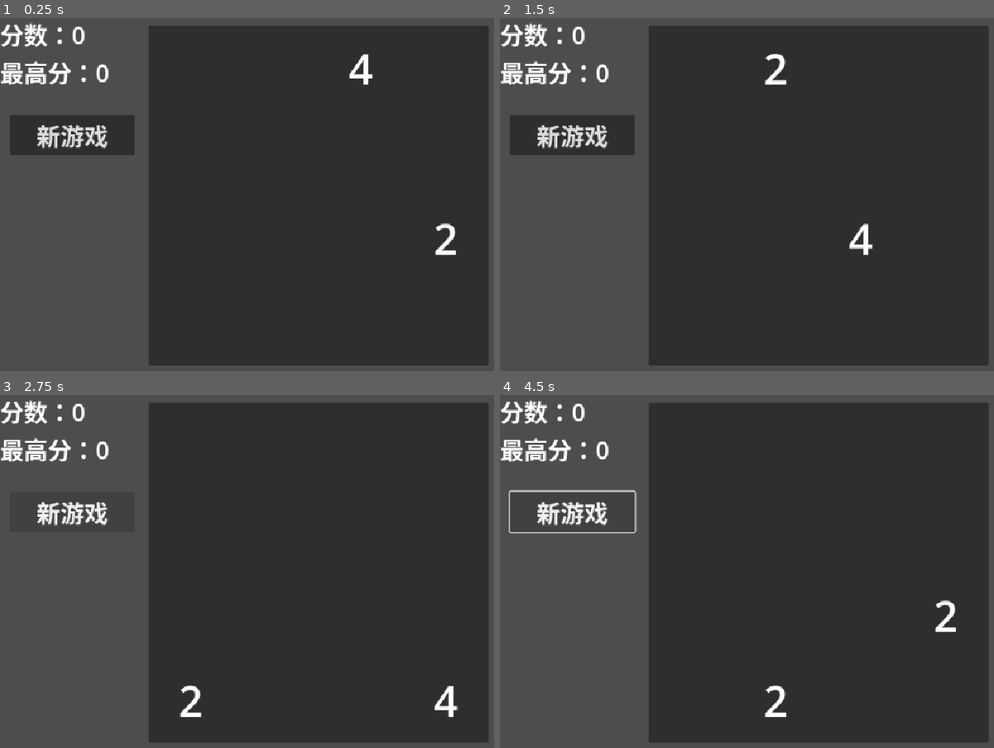
Above: before the commit, frames 1-4 (two rows, left to right).
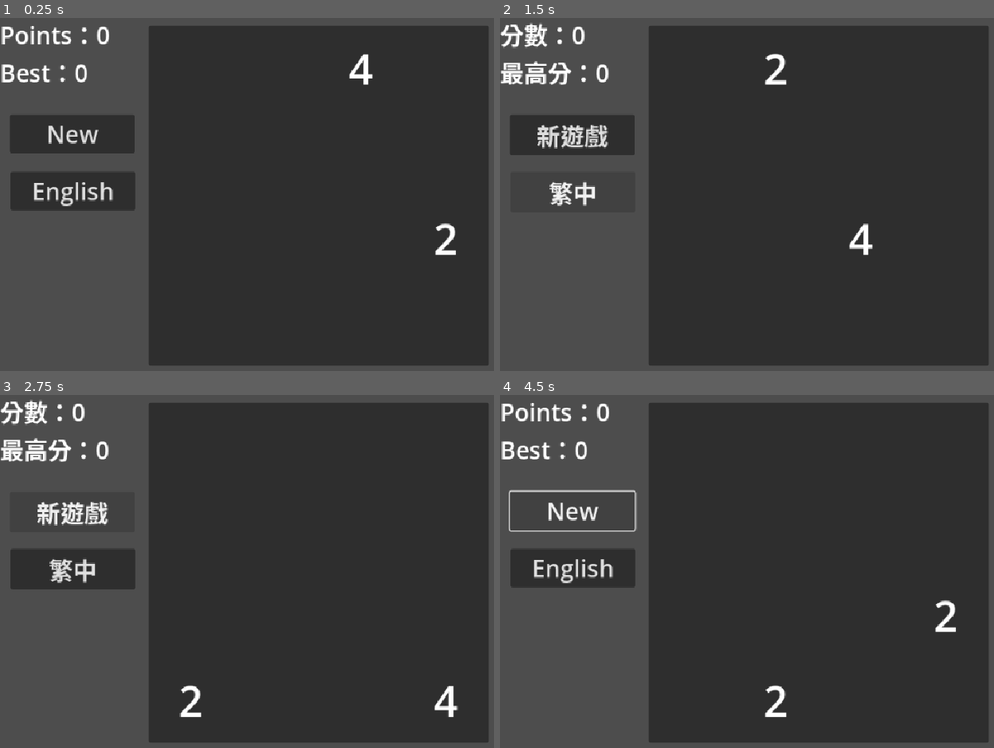
Above: after the commit, the same moments.

Repository: 168AD/2048
Game: Godot game, scene res://scenes/board.tscn
The game is run twice, just before and just after one commit, with the same random seed, the same clock (stepped at 60 frames per second) and the same inputs.
Inputs (mouse positions are in pixels of both pictures, inside the frame that each line leads up to):
- Up to frame 1 (0.25 s): no input
- Up to frame 2 (1.5 s): click "新游戏" (after the commit: "New") at 0.5 s; click (574, 190) at 1.25 s, where only the run after the commit has a clickable "English"
- Up to frame 3 (2.75 s): click "新游戏" (after the commit: "新遊戲") at 2 s
- Up to frame 4 (4.5 s): click (574, 567) at 2.75 s, where only the run after the commit has a clickable "繁中"; click "新游戏" (after the commit: "New") at 3.5 s; tap Enter at 4.25 s; hold Right (ui_right) from 4.28 s (still down)

The runs differ from the first frame. In frame 1, 4.8% of the frame differs, in the area x 0-28%, y 1-55%; in frame 2, 1.0%; in frame 3, 3.5%; in frame 4, 5.0%.

Commit message:
godot本地化还挺方便的

Diff:
--- /dev/null
+++ b/localization/localization.csv
@@ -0,0 +1,5 @@
+,zh_CN,zh_TW,en,ja
+Score,分数,分數,Points,得点
+Highest,最高分,最高分,Best,ベスト
+NewGame,新游戏,新遊戲,New,はじめから
+Language,简中,繁中,English,日本語
--- a/manager/save_manager.tscn
+++ b/manager/save_manager.tscn
@@ -10,7 +10,6 @@
 [node name="SaveManager" type="Node2D" unique_id=1835664893]
 script = ExtResource("1_an3ew")
 save_resource = SubResource("Resource_gjbx1")
-slot = 2
 
 [node name="AutoSave" type="Timer" parent="." unique_id=1476359859]
 wait_time = 300.0
--- a/project.godot
+++ b/project.godot
@@ -27,6 +27,10 @@
 window/stretch/mode="canvas_items"
 window/stretch/aspect="expand"
 
+[internationalization]
+
+locale/translations=PackedStringArray("res://localization/localization.en.translation", "res://localization/localization.ja.translation", "res://localization/localization.zh_CN.translation", "res://localization/localization.zh_TW.translation")
+
 [physics]
 
 3d/physics_engine="Jolt Physics"
--- a/scenes/board.gd
+++ b/scenes/board.gd
@@ -4,6 +4,7 @@
 @onready var input_manager: InputManager = $InputManager
 @onready var score: Score = $Score
 @onready var new_game: Button = $NewGame
+@onready var localization: Button = $Localization
 
 @export var board_res: BoardRes
 
@@ -48,4 +49,6 @@
 	new_game.pressed.connect(board_res.new_game)
 	new_game.pressed.connect(score.new_game)
 
+	localization.language_update.connect(score.language_update)
+
 	GlobalLogger.info("---游戏启动---")
--- a/scenes/board.tscn
+++ b/scenes/board.tscn
@@ -5,6 +5,7 @@
 [ext_resource type="PackedScene" uid="uid://ciq5x71kcgfg6" path="res://view/board_view.tscn" id="2_fv4ni"]
 [ext_resource type="PackedScene" uid="uid://c1odj85xmn7bg" path="res://manager/input_manager.tscn" id="3_dxjtj"]
 [ext_resource type="PackedScene" uid="uid://b6byxtfr81cti" path="res://ui/score.tscn" id="4_dun80"]
+[ext_resource type="Script" uid="uid://cpjjlyd1yy1lf" path="res://scripts/localization.gd" id="6_dun80"]
 
 [sub_resource type="Resource" id="Resource_dun80"]
 script = ExtResource("2_dxjtj")
@@ -27,4 +28,15 @@
 offset_right = 203.0
 offset_bottom = 195.0
 theme_override_font_sizes/font_size = 36
-text = "新游戏"
+text = "NewGame"
+
+[node name="Localization" type="Button" parent="." unique_id=365967187]
+offset_left = 16.0
+offset_top = 234.0
+offset_right = 204.0
+offset_bottom = 292.0
+theme_override_font_sizes/font_size = 36
+text = "Language"
+script = ExtResource("6_dun80")
+
+[connection signal="pressed" from="Localization" to="Localization" method="_on_pressed"]
--- /dev/null
+++ b/scripts/localization.gd
@@ -0,0 +1,11 @@
+extends Button
+
+var language_array: Array = ["zh_CN", "zh_TW", "en", "ja"]
+var index: int = 0
+
+signal language_update
+
+func _on_pressed() -> void:
+	index = (index + 1) % len(language_array)
+	TranslationServer.set_locale(language_array[index])
+	language_update.emit()
--- a/ui/score.gd
+++ b/ui/score.gd
@@ -20,10 +20,10 @@
 	score_res.load_initial()
 
 func score_display_updated(x: int) -> void:
-	score_display.text = "分数：%d" % x
+	score_display.text = tr("Score") + "：%d" % x
 
 func highest_display_updated(x: int) -> void:
-	highest_display.text = "最高分：%d" % x
+	highest_display.text = tr("Highest") + "：%d" % x
 
 func score_update(x: int):
 	score_res.score_update(x)
@@ -42,3 +42,6 @@
 		score_res.score_updated.connect(score_display_updated)
 	if not score_res.highest_updated.is_connected(highest_display_updated):
 		score_res.highest_updated.connect(highest_display_updated)
+
+func language_update():
+	score_res.load_initial()
Not shown, added: localization/localization.csv.import
Not shown, added: scripts/localization.gd.uid
